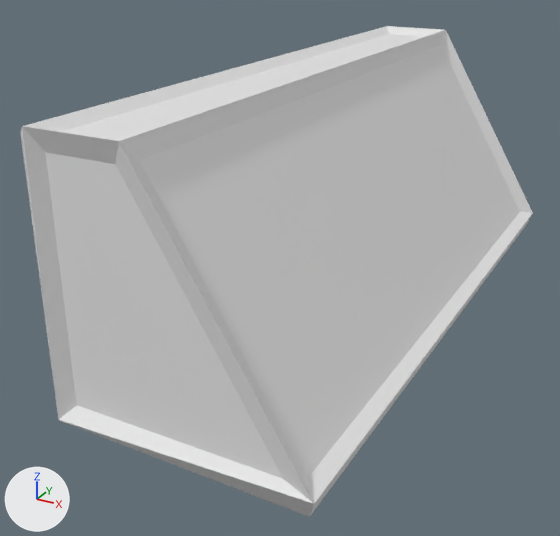
Before and after pictures for a commit that changed the FBX model Assets/Graphics/Models/but_foot.fbx.
One viewpoint serves both versions: a 50 mm camera at (3.7, 3.5, 3.31) aimed at (0.46, 9.39, 0.36). The lights are fixed; the arrows at lower left show +X, +Y and +Z. The picture after the commit comes second. Where no turn or scale is listed for an object, it has been applied to the vertices.

The first picture shows 'but foot', 'but foot grid'.
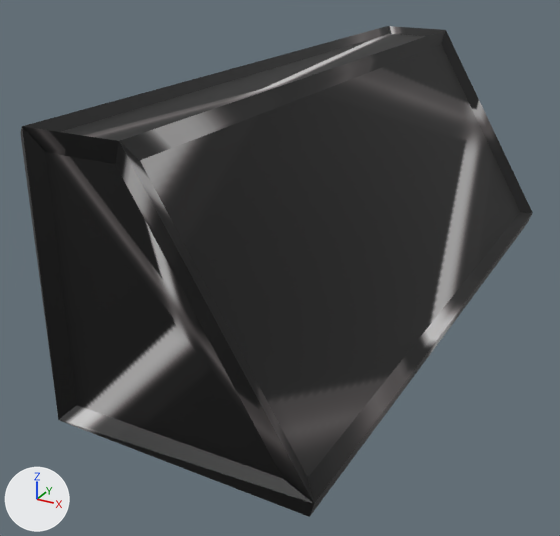
What differs and where, as boxes (x1, y1, x2, y2) in the pictures (560 x 536 px):
'but foot grid', surface changed (white to black)
    both: (45, 34, 520, 479)
'but foot', surface changed (white to black)
    both: (20, 26, 533, 517)

The edits, one by one:
Picture 'grid' (img_grid) is new.
In material 'Main' (mat_main), base_color is no longer (0.8, 0.8, 0.8), white #e7e7e7.
In material 'Main' (mat_main), texture is now set to img_grid.
